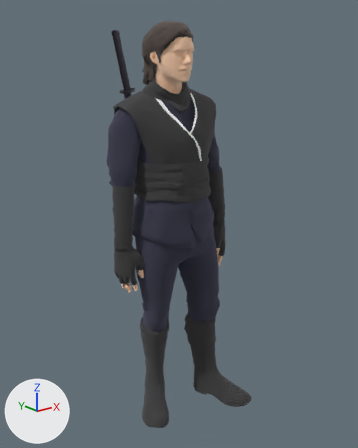
Two versions of the OBJ model src/assets/persos/orelsan/model_orelsan.obj, one commit apart.
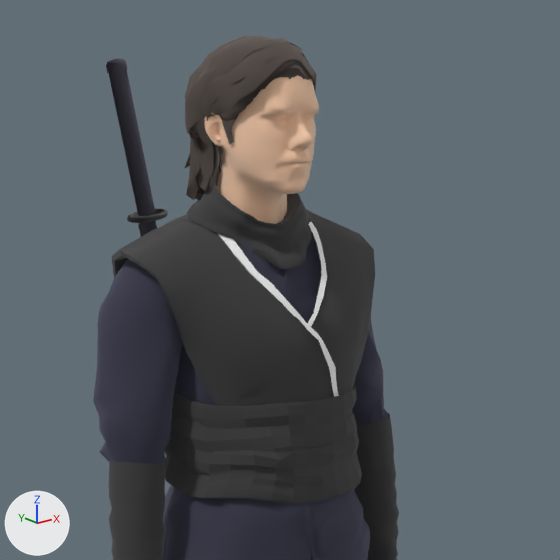
The first picture shows the older version from a camera (50 mm lens) standing at (-133.2, -171.3, 159.2) and looking at (1.2, -3.4, 92.1). The close-ups show both versions on the part from 20% to 80% of the width and 1% to 50% of the height of that picture; other places that the commit changed are outside them. Lighting does not change. The marker at lower left points along +X, +Y and +Z. Where no turn or scale is listed for an object, it has been applied to the vertices. Vertices at the same position are counted once.

The first close-up shows 'Body', 'Eyes', 'Hair', 'Top_Scarf', 'Tops.2', 'Tops_dessus', 'ceinture', 'katana.1', 'manche_droite', 'manche_gauche'.
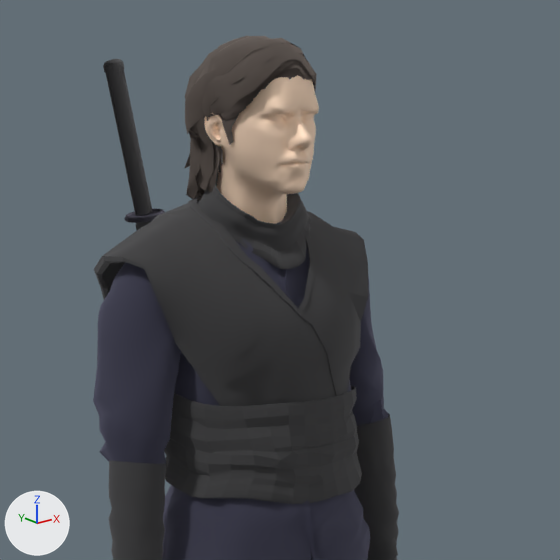
Pixel boxes [x1, y1, x2, y2] of what changed, in the close-ups (560 x 560 px; the box of a moved part takes in the faces that stretch with it):
```json
{"object": "Tops_dessus", "change": "reshaped", "before": [112, 203, 375, 406], "after": [94, 195, 368, 406]}
{"object": "Body", "change": "surface changed", "before": [205, 75, 318, 222], "after": [205, 75, 318, 222]}
{"object": "katana.1", "change": "reshaped", "before": [106, 58, 168, 237], "after": [103, 59, 165, 230]}
{"object": "Eyes", "change": "surface changed", "before": [271, 116, 312, 122], "after": [271, 116, 312, 122]}
{"part": 1, "of": "me_katana_1", "change": "moved or reshaped", "before": [133, 211, 161, 217], "after": [130, 211, 159, 217]}
{"part": 2, "of": "me_katana_1", "change": "moved or reshaped", "before": [127, 209, 168, 223], "after": [125, 208, 165, 223]}
{"part": 3, "of": "me_katana_1", "change": "moved or reshaped", "before": [106, 58, 127, 73], "after": [103, 59, 125, 73]}
{"part": 4, "of": "me_katana_1", "change": "moved or reshaped", "before": [108, 70, 155, 216], "after": [106, 70, 152, 216]}
{"part": 5, "of": "me_katana_1", "change": "moved or reshaped", "before": [138, 221, 157, 237], "after": [136, 221, 151, 230]}
```

Edits to the scene script, one JSON object a line:
```json
{"op": "set", "path": "mat_body.roughness", "old": "1.0", "new": "0.776"}
{"op": "add", "block": "mat_mat_1", "code": ["mat_mat_1 = principled_material('Mat.1')", "mat_mat_1.base_color = (0.156, 0.155, 0.16)  # grey #6e6e6f", "mat_mat_1.metallic = 1.0", "mat_mat_1.roughness = 1.0"]}
{"block": "me_katana_1", "where": "# used by ob_katana_1; location = (0.0, 0.0, 0.0)"}
{"op": "remove", "block": "me_katana_1", "code": "me_katana_1.from_pydata(...)  # 560 vertices, 865 faces; spans x -18.4..17.0, y 13.8..20.6, z 80.7..174.6"}
{"op": "add", "block": "me_katana_1", "code": "me_katana_1.from_pydata(...)  # 560 vertices, 865 faces; spans x -18.4..17.0, y 14.6..21.4, z 80.7..174.6"}
{"block": "me_katana_1", "change": "me_katana_1 part 1: the loose piece of 20 vertices spanning x -13.8..-7.9, y 14.1..20.1, z 149.2..150.9 is moved by (0.0, 0.8, 0.0), in mat_katana1_1 (grey #686673)"}
{"block": "me_katana_1", "change": "me_katana_1 part 2: the loose piece of 182 vertices spanning x -14.4..-7.6, y 13.8..20.6, z 149.0..151.2 is moved by (0.0, 0.8, 0.0), in mat_katana1_1 (grey #686673)"}
{"block": "me_katana_1", "change": "me_katana_1 part 3: the loose piece of 107 vertices spanning x -18.4..-14.8, y 14.9..17.7, z 172.3..174.6 is moved by (0.0, 0.8, 0.0), in mat_katana1 (grey #6e6e6f)"}
{"block": "me_katana_1", "change": "me_katana_1 part 4: the loose piece of 64 vertices spanning x -18.1..-9.5, y 14.9..18.6, z 150.1..173.3 is moved by (0.0, 0.8, 0.0), in mat_katana1 (grey #6e6e6f)"}
{"block": "me_katana_1", "change": "me_katana_1 part 5: 173 vertices removed from x -12.9..17.0, y 16.8..20.3, z 80.7..150.4; 173 vertices added at x -12.9..17.0, y 17.6..21.1, z 80.7..150.4"}
{"block": "me_tops_dessus", "where": "# used by ob_tops_dessus; location = (0.0, 0.0, 0.0)"}
{"op": "remove", "block": "me_tops_dessus", "code": "me_tops_dessus.from_pydata(...)  # 376 vertices, 346 faces; spans x -23.2..24.2, y -12.1..17.8, z 114.6..153.2"}
{"op": "remove", "block": "me_tops_dessus", "code": "me_tops_dessus.materials.append(mat_default)  # white #ffffff"}
{"op": "remove", "block": "me_tops_dessus", "code": "me_tops_dessus.materials.append(mat_black_vetements)  # grey #6e6e6f"}
{"op": "add", "block": "me_tops_dessus", "code": "me_tops_dessus.from_pydata(...)  # 337 vertices, 298 faces; spans x -24.8..24.0, y -12.2..18.1, z 116.9..153.7"}
{"block": "me_tops_dessus", "change": "me_tops_dessus part 6: 376 vertices removed from x -23.2..24.2, y -12.1..17.8, z 114.6..153.2; 337 vertices added at x -24.8..24.0, y -12.2..18.1, z 116.9..153.7"}
{"op": "add", "block": "me_tops_dessus", "code": "me_tops_dessus.materials.append(mat_mat_1)  # grey #6e6e6f"}
```
